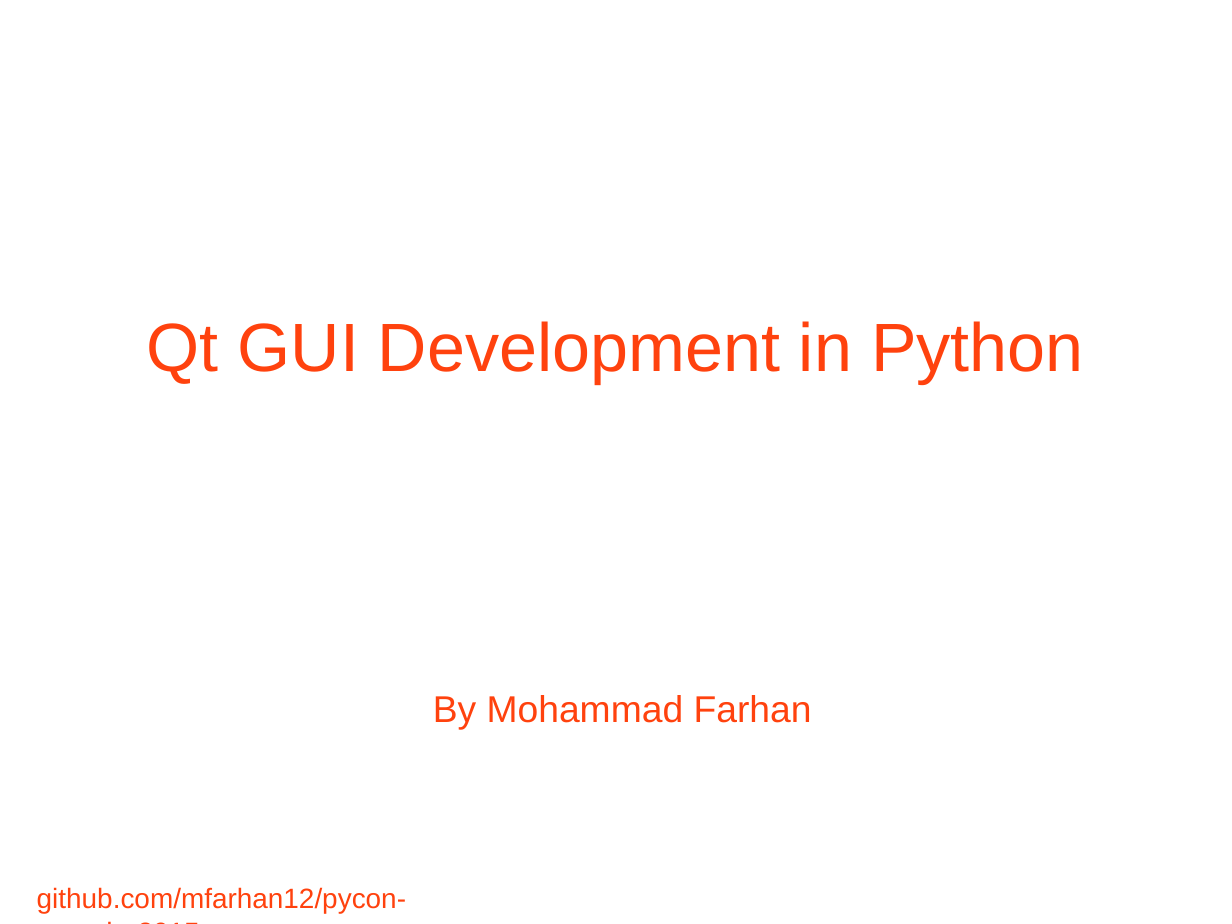
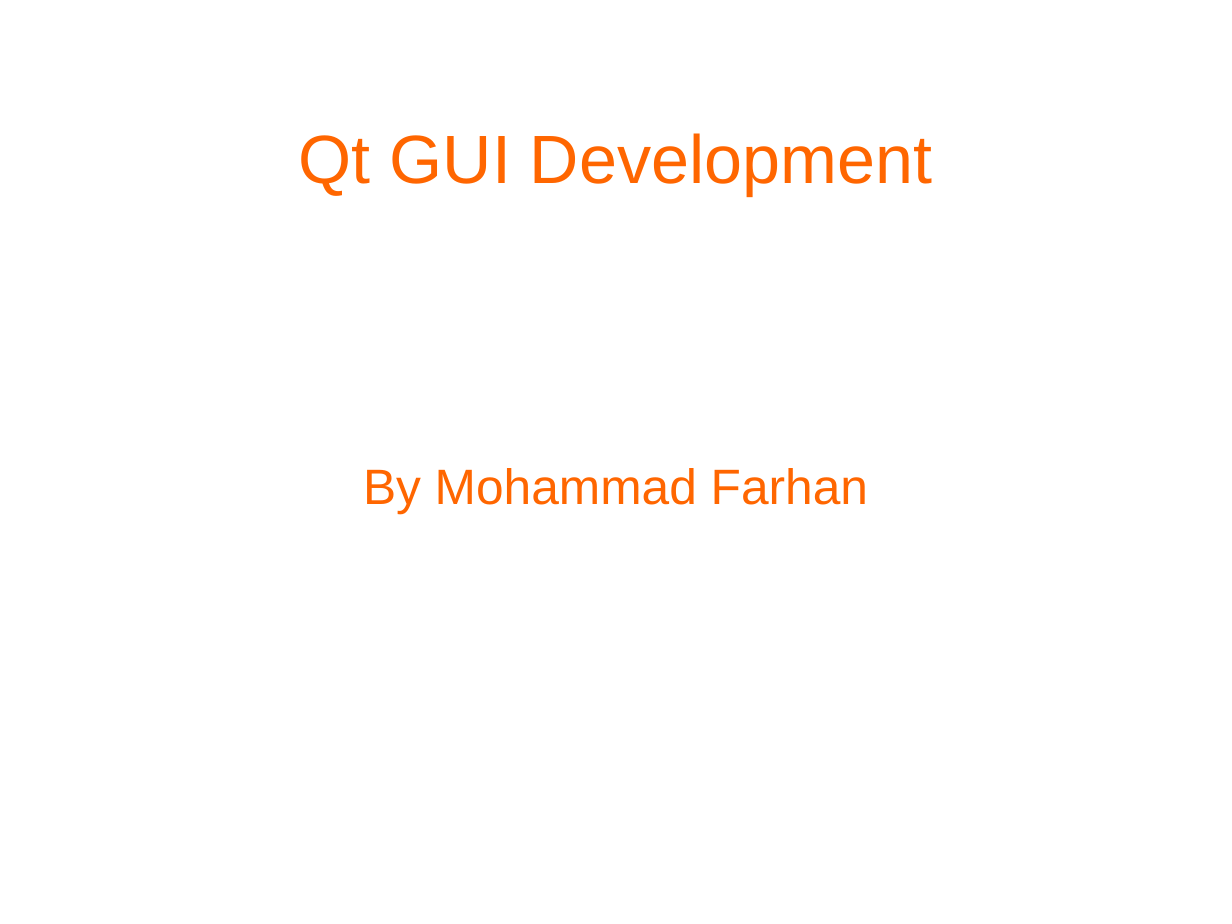
Before and after one commit to mfarhan12/qt-presentation, a slide deck: slide 1 of OPAG QT Presentation.odp. Drawn at 1232x924 pixels with LibreOffice and Linux fonts; fonts in the diff are those of the drawing; background and template pictures are left out. Boxes give left, top, right and bottom in pixels: in the first picture for what was removed or moved away, otherwise in the second. Text is boxed around its words. In the diff, an @@ line names an element or a change of style, - is before the commit and + after.

```diff
--- a/OPAG QT Presentation.odp
+++ b/OPAG QT Presentation.odp
@@ title added at (x1=299, y1=133, x2=932, y2=196), 44 pt, text #FF6600 @@
+Qt GUI Development
@@ subtitle "By Mohammad Farhan" moved from (x1=433, y1=695, x2=812, y2=729) to (x1=363, y1=468, x2=868, y2=513) @@
@@ subtitle "By Mohammad Farhan" at (x1=363, y1=468, x2=868, y2=513): size 24 to 32 pt, text colour #FF420E to #FF6600; alignment left to centre; vertical alignment top to middle @@
@@ subtitle removed at (x1=147, y1=321, x2=1083, y2=384) @@
-Qt GUI Development in Python
@@ text removed at (x1=37, y1=887, x2=406, y2=913) @@
-github.com/mfarhan12/pycon-canada-2015
```
Also in this commit, not shown: 2 other slides changed, 2 slides added.
